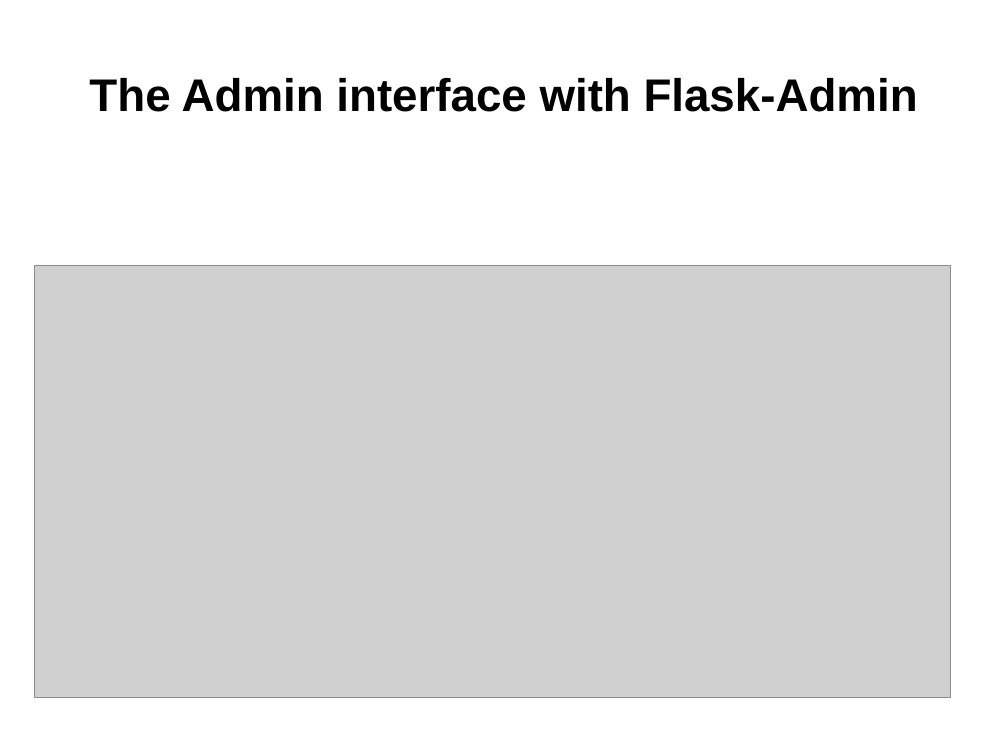
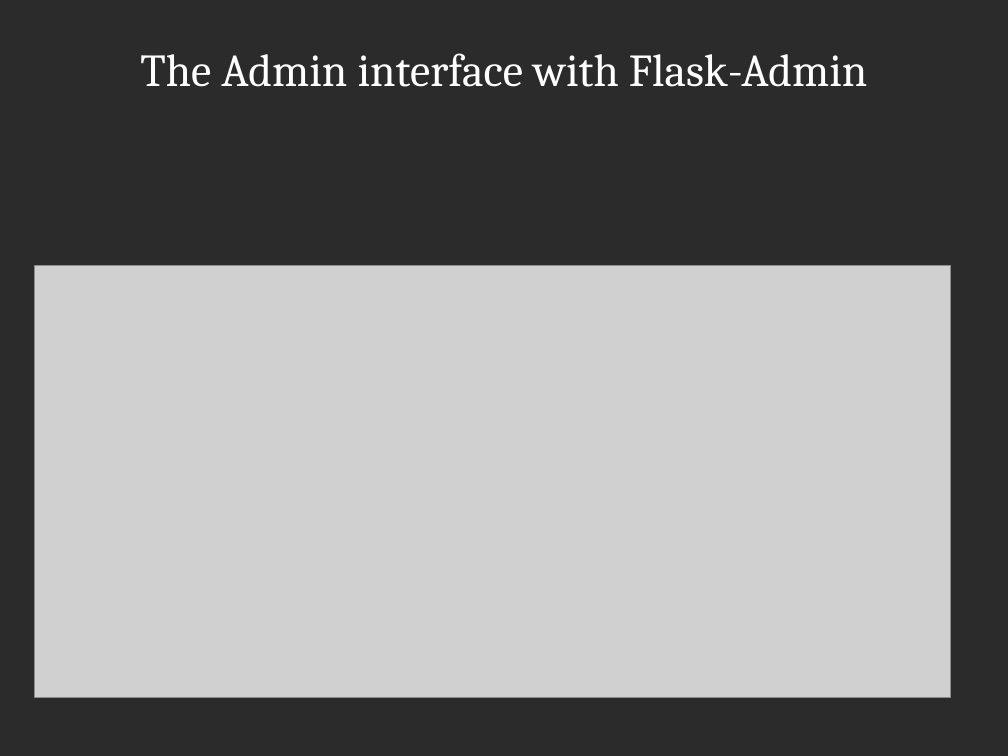
Before and after one commit to hachreak/invenio-devforum-knowledge-2.0, a slide deck: slide 13 of presentation.odp. Drawn at 1008x756 pixels with LibreOffice and Linux fonts; fonts in the diff are those of the drawing; grey boxes stand for pictures; background and template pictures are left out; a plain dark background stands for a picture behind light text. Boxes give left, top, right and bottom in pixels: in the first picture for what was removed or moved away, otherwise in the second. Text is boxed around its words. In the diff, an @@ line names an element or a change of style, - is before the commit and + after.

```diff
--- a/presentation.odp
+++ b/presentation.odp
@@ background #FFFFFF to picture (left out) @@
@@ title "The Admin interface with Flask-Admin": place and size @@
-title "The Admin interface with Flask-Admin" at [89,78,918,112]
+title "The Admin interface with Flask-Admin" at [140,53,868,87]
@@ title "The Admin interface with Flask-Admin" at [140,53,868,87]: font Arial to Cambria, text colour #000000 to #FFFFFF, bold off @@
```
Also in this commit, not shown: 16 other slides changed, 1 other file.
